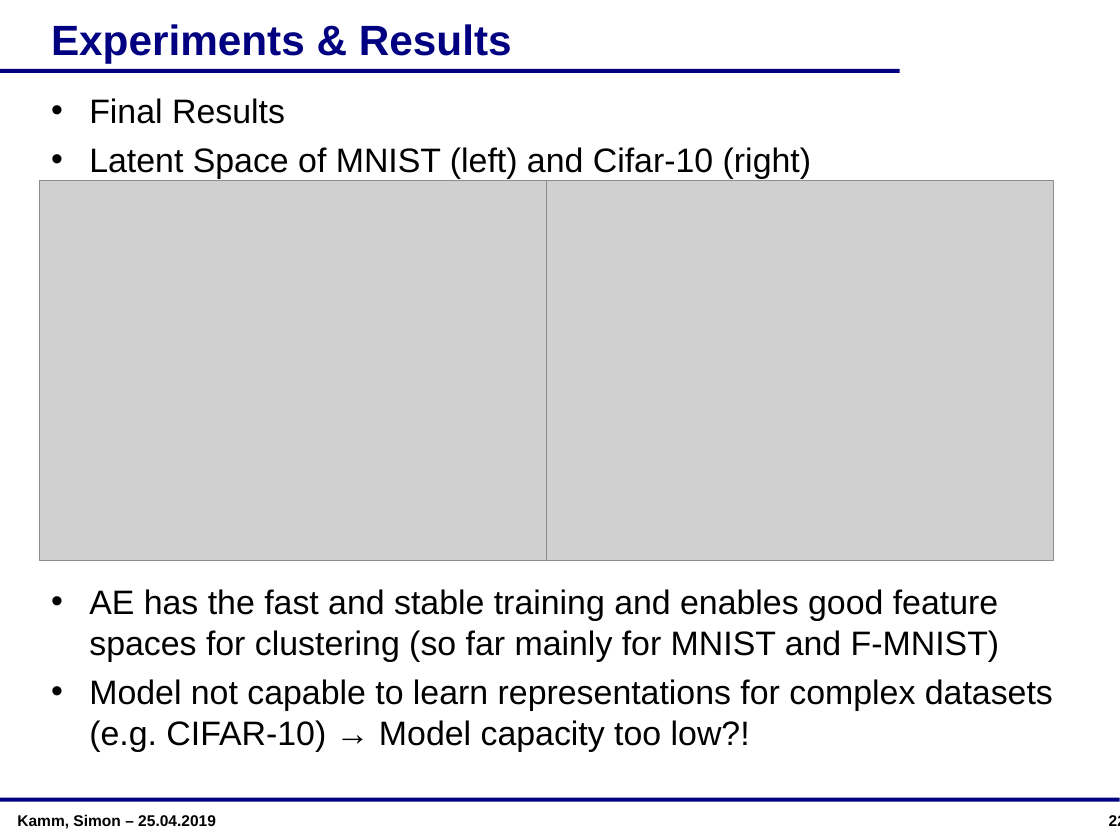
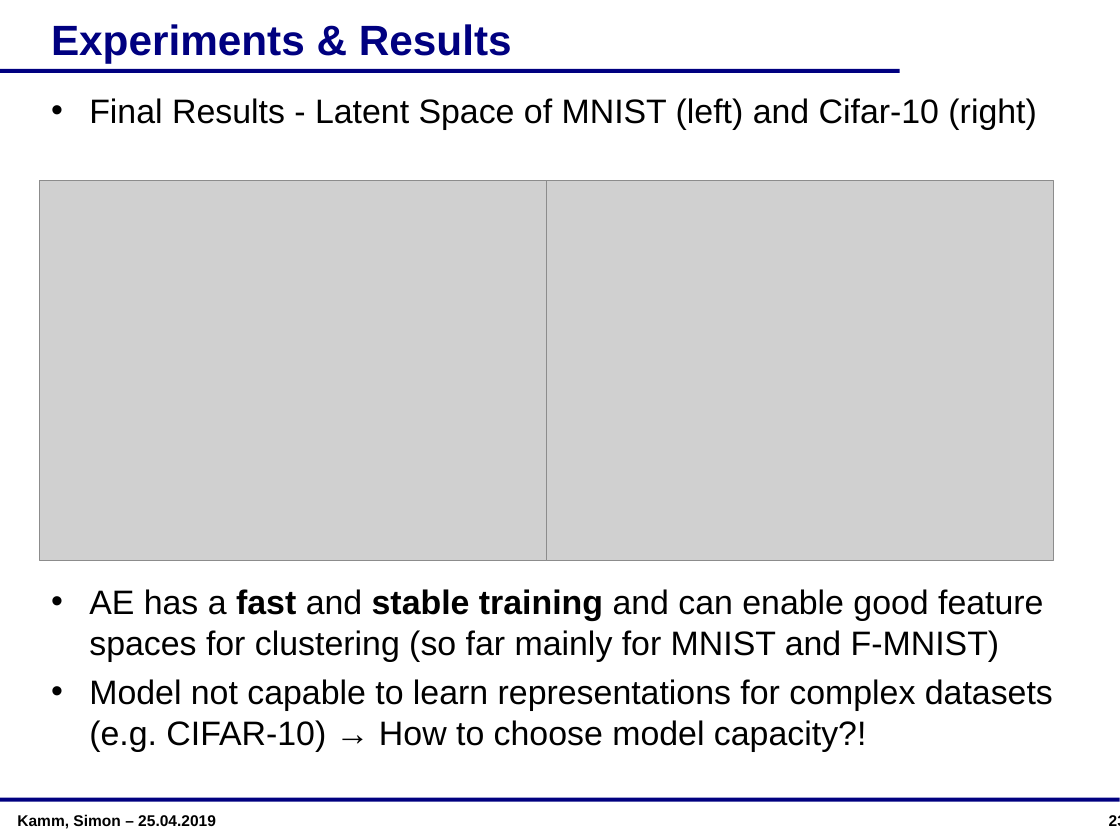
Before and after one commit to simonbuerste/Forschungsarbeit, a slide deck: slide 23 of Documentation/Pres_ResearchThesis_KammSimon.ppt (slide 22 before the commit). Drawn at 1120x840 pixels with LibreOffice and Linux fonts; fonts in the diff are those of the drawing; grey boxes stand for pictures; background and template pictures are left out. Boxes give left, top, right and bottom in pixels: in the first picture for what was removed or moved away, otherwise in the second. Text is boxed around its words. In the diff, an @@ line names an element or a change of style, - is before the commit and + after.

```diff
--- a/Documentation/Pres_ResearchThesis_KammSimon.ppt
+++ b/Documentation/Pres_ResearchThesis_KammSimon.ppt
@@ text at [89,98,1053,751]: text changed @@
-• Final Results
-• Latent Space of MNIST (left) and Cifar-10 (right)
-• AE has the fast and stable training and enables good feature spaces for clustering (so far mainly for MNIST and F-MNIST)
-• Model not capable to learn representations for complex datasets (e.g. CIFAR-10) → Model capacity too low?!
+• Final Results - Latent Space of MNIST (left) and Cifar-10 (right)
+• AE has a fast and stable training and can enable good feature spaces for clustering (so far mainly for MNIST and F-MNIST)
+• Model not capable to learn representations for complex datasets (e.g. CIFAR-10) → How to choose model capacity?!
```
Also in this commit, not shown: 11 other slides changed, 1 slide added.
